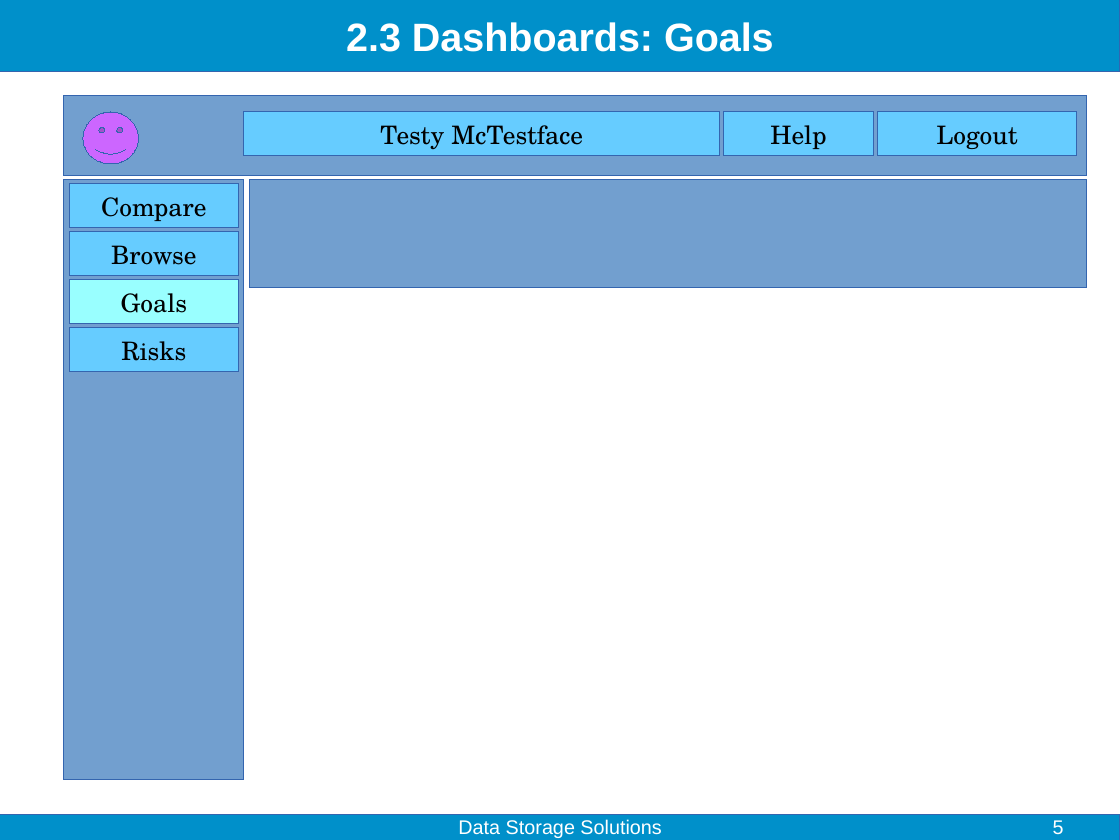
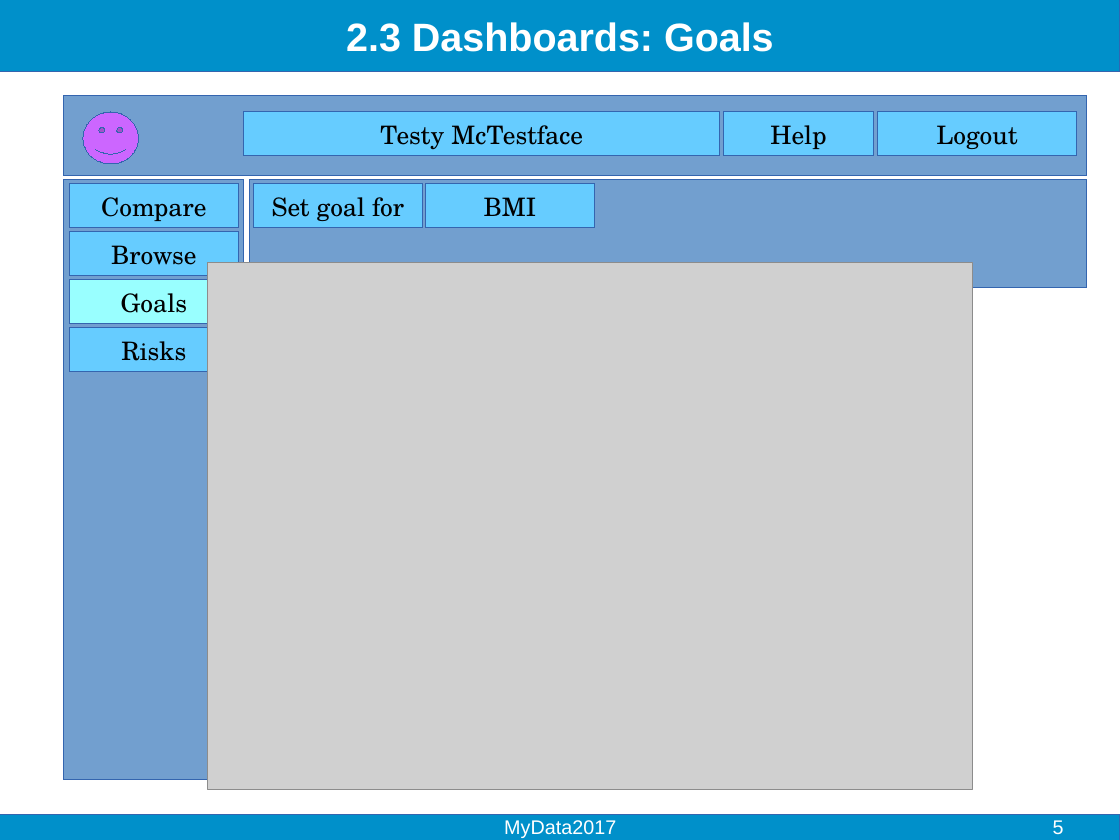
Before and after one commit to Gulfa/mydata_hackathon, a slide deck: slide 5 of Slides.odp. Drawn at 1120x840 pixels with LibreOffice and Linux fonts; fonts in the diff are those of the drawing; grey boxes stand for pictures. Boxes give left, top, right and bottom in pixels: in the first picture for what was removed or moved away, otherwise in the second. Text is boxed around its words. In the diff, an @@ line names an element or a change of style, - is before the commit and + after.

```diff
--- a/Slides.odp
+++ b/Slides.odp
@@ rectangle added at <box>253,184,423,228</box>, fill #66CCFF, outline #3465AF 0 pt, 18 pt, text #000000 @@
+Set goal for
@@ rectangle added at <box>425,184,595,228</box>, fill #66CCFF, outline #3465AF 0 pt, 18 pt, text #000000 @@
+BMI
@@ picture added at <box>207,263,974,790</box> @@
@@ text at <box>504,820,616,838</box>: text changed @@
-Data Storage Solutions
+MyData2017
```
Also in this commit, not shown: 5 other slides changed, 1 slide added.
